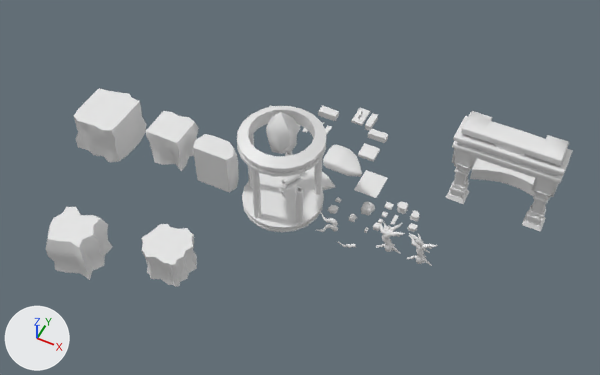
Renders of the FBX model Assets/newProps/nuevosProps.FBX from each side of a commit.
Both versions are drawn from a 50 mm lens placed at (23.0, -61.7, 80.4), pointed at (-8.2, 0.6, 2.5). Every picture has the same lights, and +X, +Y and +Z are marked at lower left. Where no turn or scale is listed for an object, it has been applied to the vertices.

In view in the first picture: 'Box001', 'Box002', 'Box003', 'Box006', 'altar', 'cristal', 'masroca', 'raiz', 'raiz2', 'raiz3', 'rocapared', 'rocapared2', 'rocapared3', 'rocapared4', 'rocapared5'.
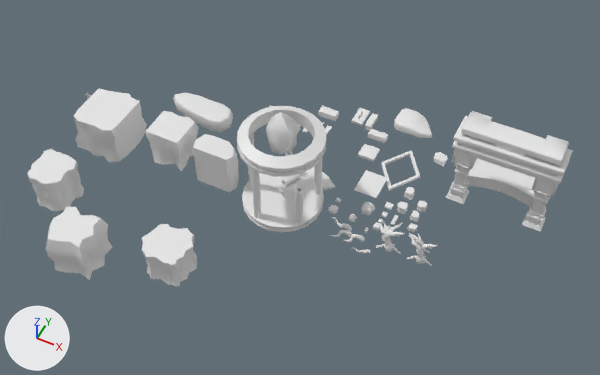
The change, as a diff of the scene's bpy script:
```diff
--- a/Assets/newProps/nuevosProps.FBX.py
+++ b/Assets/newProps/nuevosProps.FBX.py
@@ me_mesh_050 @@
+me_mesh_050.from_pydata(...)  # 343 vertices, 342 faces; spans x -0.95..1.4, y -0.77..1.09, z -0.66..0.32
@@ me_mesh_055 @@
+me_mesh_055.from_pydata(...)  # 218 vertices, 216 faces; spans x -2.63..2.69, y -2.89..2.55, z 0.0..5.15
@@ me_mesh_051 @@
+me_mesh_051.from_pydata(...)  # 66 vertices, 66 faces; spans x -5.18..4.16, y -1.93..2.01, z 0.0..2.73
@@ me_mesh_049 @@
+me_mesh_049.from_pydata(...)  # 26 vertices, 20 faces; spans x -0.96..0.94, y -0.94..0.8, z 0.74..1.46
@@ me_mesh_053 @@
+me_mesh_053.from_pydata(...)  # 33 vertices, 28 faces; spans x -2.79..2.79, y -4.0..4.0, z -9.24..0.0
@@ me_mesh_054 @@
+me_mesh_054.from_pydata(...)  # 130 vertices, 118 faces; spans x -0.586..0.577, y -0.578..0.612, z -0.575..0.273
@@ me_mesh_052 @@
+me_mesh_052.from_pydata(...)  # 160 vertices, 146 faces; spans x -0.61..0.628, y -0.638..0.751, z 0.0..0.902
@@ ob_raiz2 @@
 ob_raiz2 = bpy.data.objects.new('raiz2', me_mesh_008)
-ob_raiz2.location = (0.33, -3.95, 1.18)
+ob_raiz2.location = (2.26, -3.95, 1.18)
@@ ob_box006 @@
 ob_box006 = bpy.data.objects.new('Box006', me_mesh_045)
-ob_box006.location = (14.99, 15.01, 0.0)
-ob_box006.scale = (0.0204, 0.0254, 0.0124)
+ob_box006.location = (14.35, 13.25, 0.0)
+ob_box006.scale = (0.023, 0.0254, 0.0124)
@@ ob_raiz3 @@
 ob_raiz3 = bpy.data.objects.new('raiz3', me_mesh_017)
-ob_raiz3.location = (-3.01, -2.91, 1.26)
+ob_raiz3.location = (-1.09, -2.91, 1.26)
@@ ob_raiz @@
 ob_raiz = bpy.data.objects.new('raiz', me_mesh_009)
-ob_raiz.location = (-3.85, -1.02, 1.08)
+ob_raiz.location = (-1.93, -1.02, 1.08)
@@ ob_masroca @@
 ob_masroca = bpy.data.objects.new('masroca', me_mesh_037)
-ob_masroca.location = (-5.64, 9.17, 0.0)
+ob_masroca.location = (0.08, 20.0, 0.0)
@@ ob_raiz4 @@
+ob_raiz4 = bpy.data.objects.new('raiz4', me_mesh_050)
+ob_raiz4.location = (0.54, -2.91, 1.26)
@@ ob_rocapared5_001 @@
+ob_rocapared5_001 = bpy.data.objects.new('rocapared5.001', me_mesh_055)
+ob_rocapared5_001.location = (-35.76, -12.45, 0.51)
@@ ob_box009 @@
+ob_box009 = bpy.data.objects.new('Box009', me_mesh_051)
+ob_box009.location = (-26.67, 8.27, 0.01)
@@ ob_box008 @@
+ob_box008 = bpy.data.objects.new('Box008', me_mesh_049)
+ob_box008.location = (5.46, 14.69, 0.0)
@@ ob_triangulo @@
+ob_triangulo = bpy.data.objects.new('triangulo', me_mesh_053)
+ob_triangulo.location = (1.21, 11.51, 0.0)
@@ ob_roca7_001 @@
+ob_roca7_001 = bpy.data.objects.new('roca7.001', me_mesh_054)
+ob_roca7_001.location = (6.28, 5.86, 1.12)
@@ ob_roca @@
+ob_roca = bpy.data.objects.new('roca', me_mesh_052)
+ob_roca.location = (4.05, 7.24, 0.51)
```

What differs and where, as boxes [x1, y1, x2, y2] in the pictures (600 x 375 px):
'rocapared5.001', added
    after: [27, 149, 84, 211]
'Box006', moved, rescaled
    before: [470, 159, 535, 197]
    after: [468, 159, 535, 207]
'masroca', moved
    before: [323, 145, 362, 177]
    after: [394, 108, 432, 138]
'Box009', added
    after: [173, 93, 233, 132]
'triangulo', added
    after: [381, 150, 420, 191]
'raiz3', moved
    before: [317, 224, 338, 232]
    after: [329, 230, 352, 237]
'raiz', moved
    before: [318, 212, 338, 226]
    after: [334, 217, 352, 231]
'Box008', added
    after: [434, 152, 448, 167]
'roca', added
    after: [404, 187, 414, 200]
'roca7.001', added
    after: [417, 200, 427, 212]
'raiz2', moved
    before: [337, 242, 356, 248]
    after: [353, 248, 370, 254]
'raiz4', added
    after: [343, 234, 365, 242]
